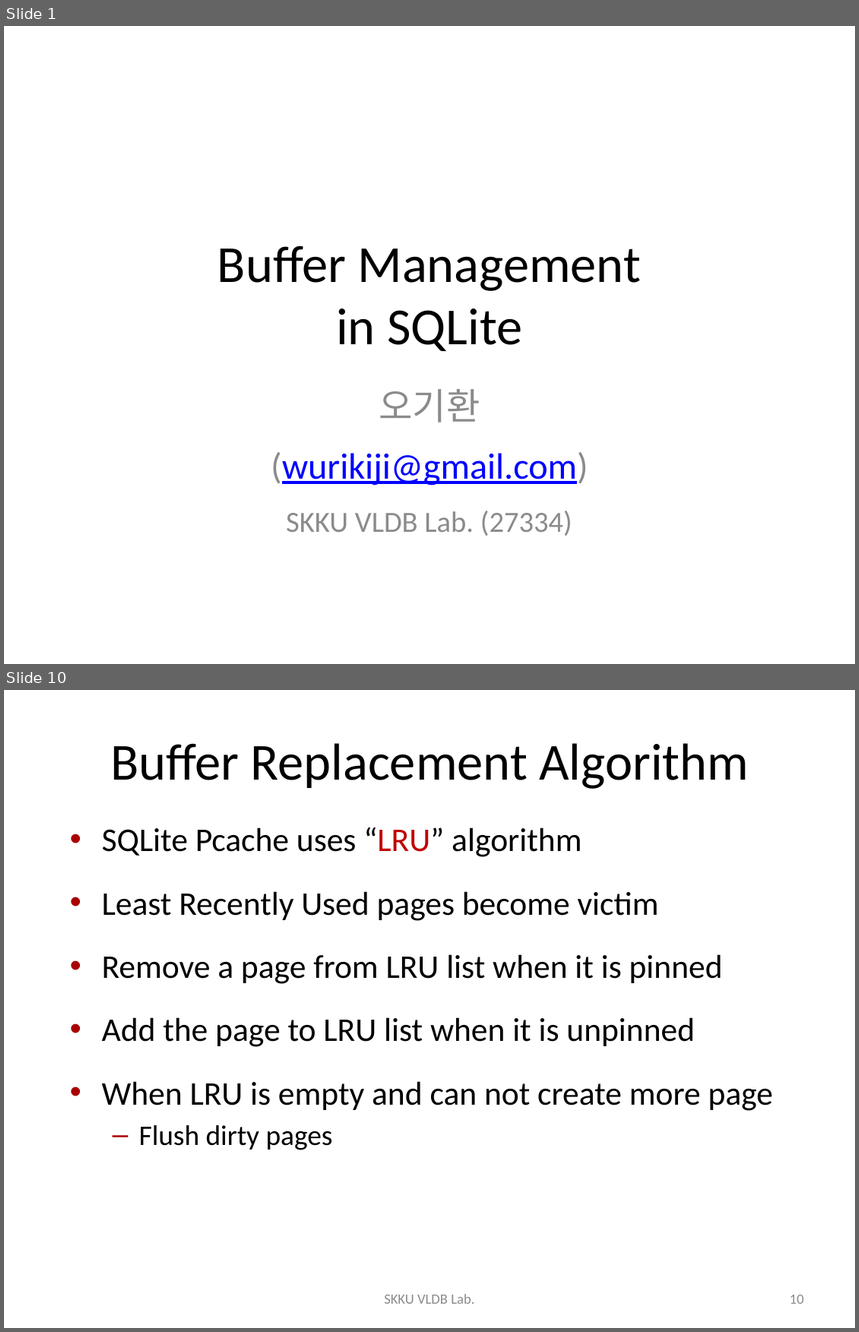
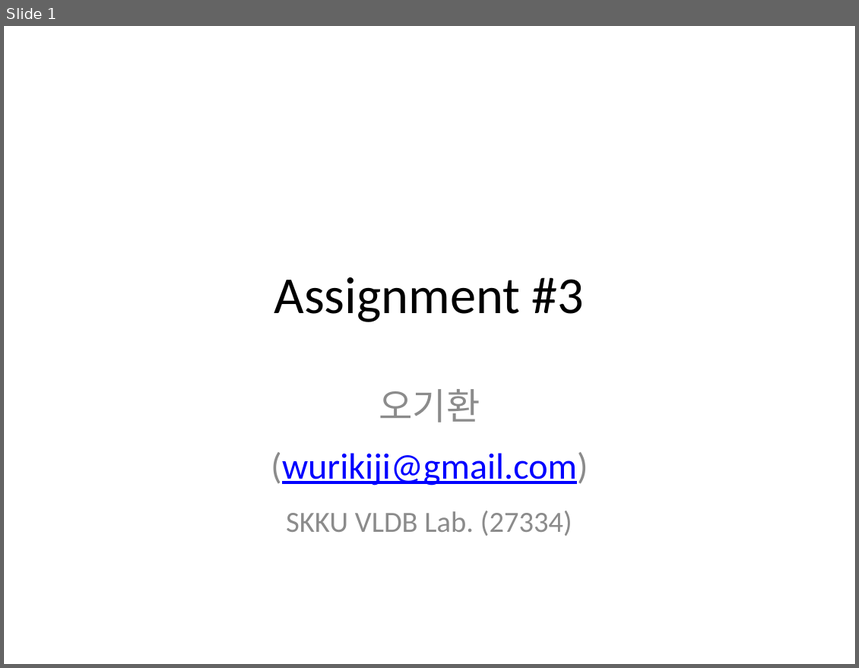
Before and after one commit to wurikiji/2016-db-programming-fall, a slide deck: 4주차/4주차 - Asignment 3.pptx. Shown one above the other, each under a label of ours: slides 1 and 10 before the commit, slide 1 after it; the slides between them are not shown. The pictures are 859x1332 and 859x668 pixels, drawn with LibreOffice and Linux fonts; fonts in the diff are those of the drawing; background and template pictures are left out. Boxes give left, top, right and bottom in pixels: in the first picture for what was removed or moved away, otherwise in the second. Text is boxed around its words. In the diff, an @@ line names an element or a change of style, - is before the commit and + after.

```diff
--- a/4주차/4주차 - Asignment 3.pptx
+++ b/4주차/4주차 - Asignment 3.pptx
@@ slide 10 removed at [4,690,855,1328], background #FFFFFF @@
@@ title removed at [110,743,749,789] @@
-Buffer Replacement Algorithm
@@ text removed at [102,827,773,1151] @@
-• SQLite Pcache uses “LRU” algorithm
-• Least Recently Used pages become victim
-• Remove a page from LRU list when it is pinned
-• Add the page to LRU list when it is unpinned
-• When LRU is empty and can not create more page
-  – Flush dirty pages
@@ text removed at [384,1294,474,1304] @@
-SKKU VLDB Lab.
@@ page number removed at [790,1295,804,1304] @@
-10
@@ slide 1 changed as well @@
@@ title at [275,278,585,322]: text changed @@
-Buffer Management
-in SQLite
+Assignment #3
```
Also in this commit, not shown: 5 other slides changed, 4 slides added, 19 other slides removed, 1 other file.
